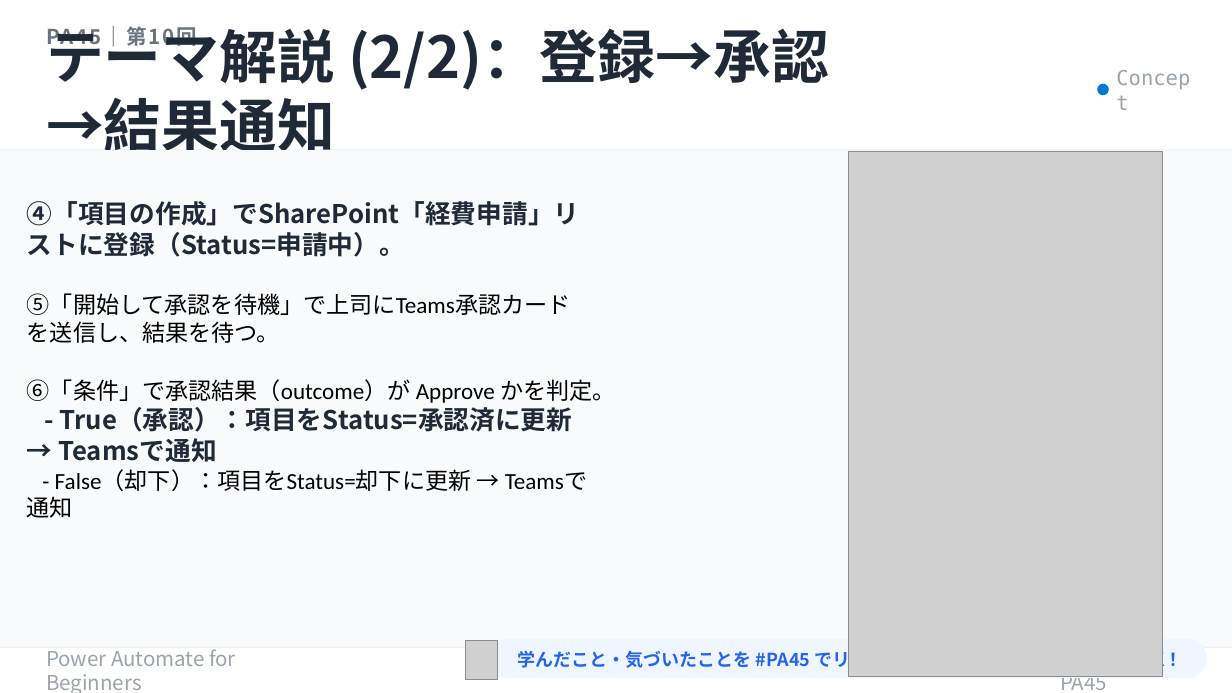
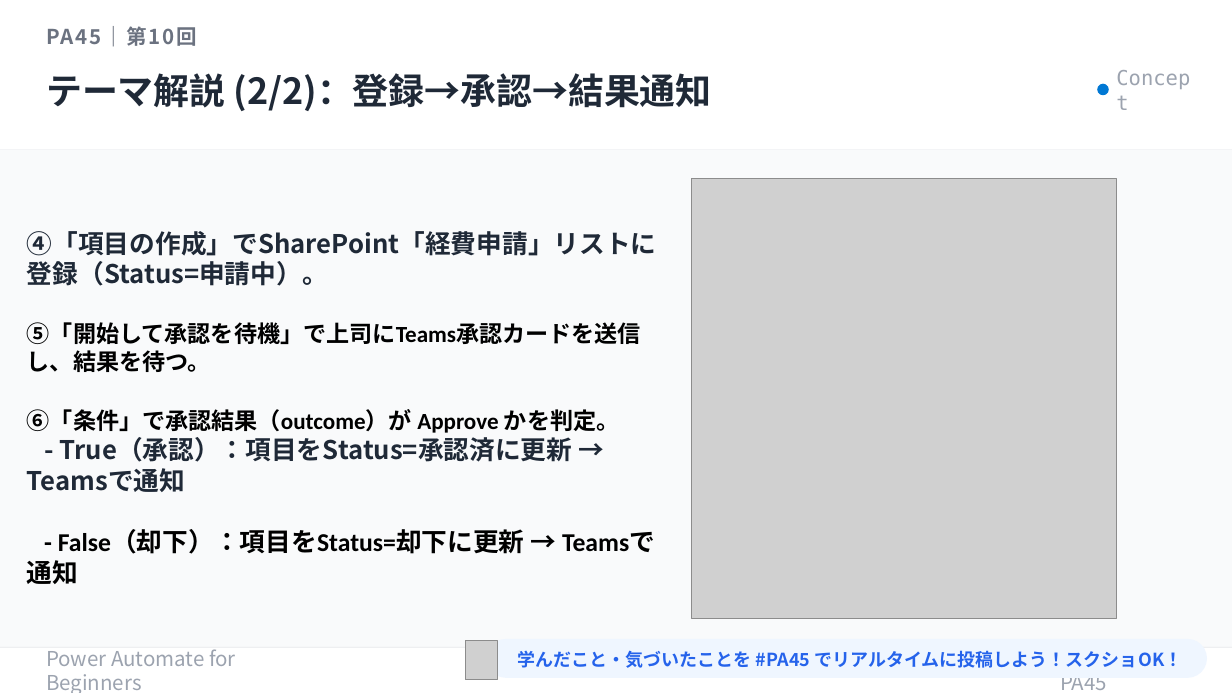
Before and after one commit to Haru-PowerPlatform/pa45, a slide deck: slide 9 of assets/pa45/P010_PA45_BizReview_20260514.pptx. Drawn at 1232x693 pixels with LibreOffice and Linux fonts; fonts in the diff are those of the drawing; grey boxes stand for pictures. Boxes give left, top, right and bottom in pixels: in the first picture for what was removed or moved away, otherwise in the second. Text is boxed around its words. In the diff, an @@ line names an element or a change of style, - is before the commit and + after.

```diff
--- a/assets/pa45/P010_PA45_BizReview_20260514.pptx
+++ b/assets/pa45/P010_PA45_BizReview_20260514.pptx
@@ text "テーマ解説 (2/2)：登録→承認→結果通知" at (46,73,712,111): size 45 to 28 pt @@
@@ picture: place and size @@
-picture at (849,152,1163,677)
+picture at (692,178,1117,618)
@@ text at (27,322,641,554): bold on in "⑤「開始して承認を待機」で上司にTeams承認カードを送信し、結果を待つ。", "⑥「条件」で承認結果（outcome）が Approve かを判定。", "- False（却下）：項目をStatus=却下に更新 → Teamsで通知"; size 18 to 20 pt in "- False（却下）：項目をStatus=却下に更新 → Teamsで通知" @@
```
Also in this commit, not shown: 9 other slides changed.
